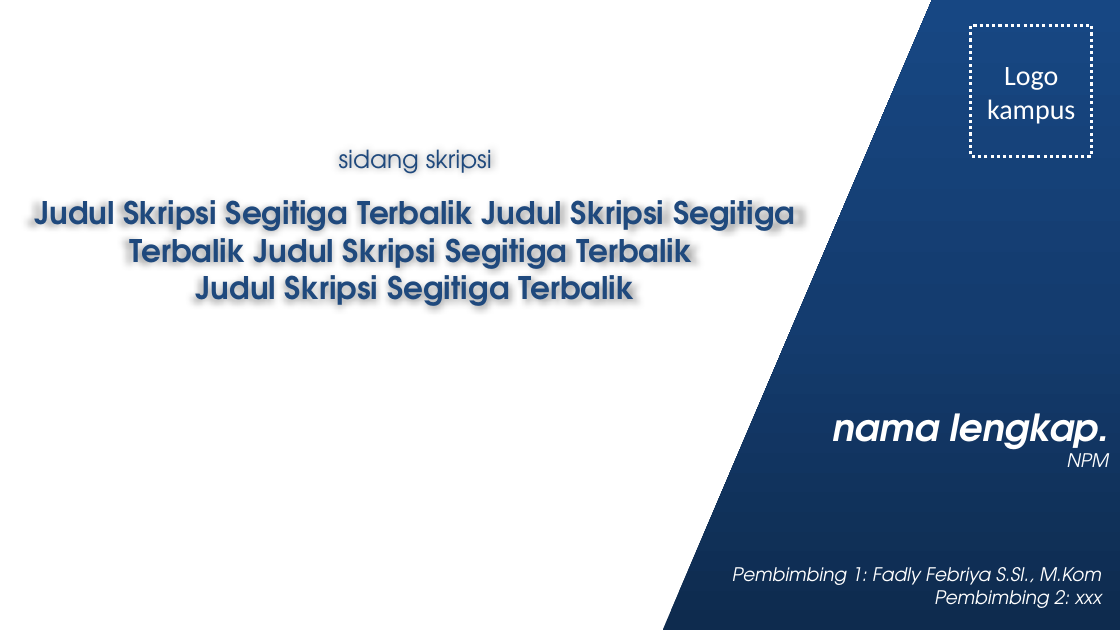
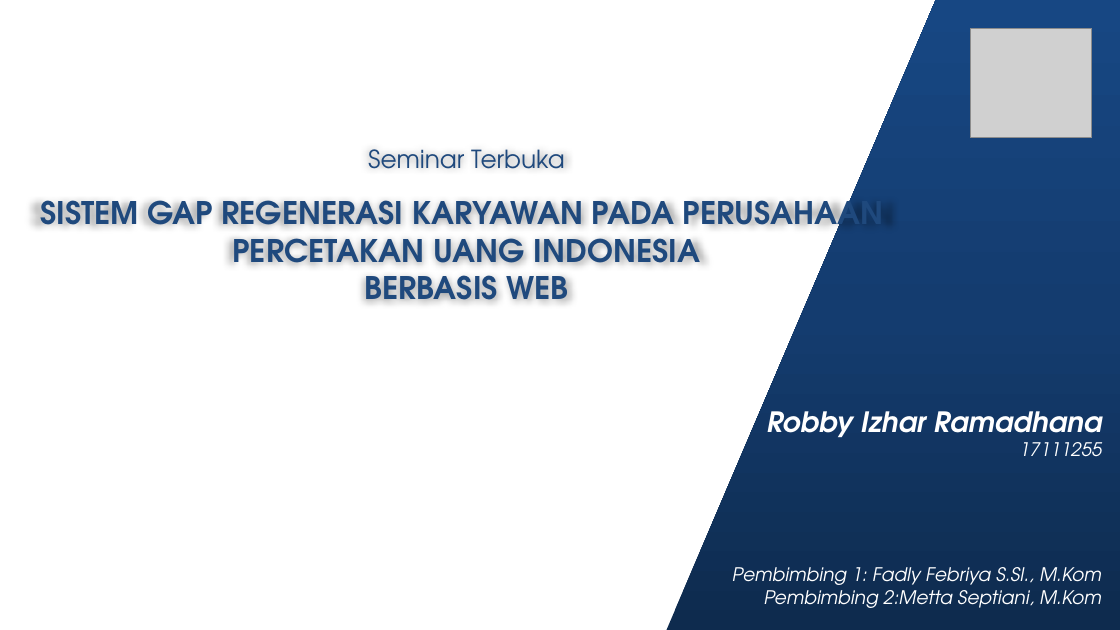
Before and after one commit to Robyizhar/sistem-gap-karyawan, a slide deck: slide 1 of Skripsi/Ready To Upload Seminar Terbuka/Template sidang.pptx. Drawn at 1120x630 pixels with LibreOffice and Linux fonts; fonts in the diff are those of the drawing; grey boxes stand for pictures; background and template pictures are left out. Boxes give left, top, right and bottom in pixels: in the first picture for what was removed or moved away, otherwise in the second. Text is boxed around its words. In the diff, an @@ line names an element or a change of style, - is before the commit and + after.

Commit message:
edit-skripsi

```diff
--- a/Skripsi/Ready To Upload Seminar Terbuka/Template sidang.pptx
+++ b/Skripsi/Ready To Upload Seminar Terbuka/Template sidang.pptx
@@ freeform shape at (x1=666, y1=0, x2=1120, y2=629): outline redrawn @@
@@ rectangle removed at (x1=971, y1=26, x2=1092, y2=157) @@
-Logo kampus
@@ picture added at (x1=971, y1=28, x2=1092, y2=138) @@
@@ text at (x1=40, y1=149, x2=884, y2=300): text changed @@
-sidang skripsi
-Judul Skripsi Segitiga Terbalik Judul Skripsi Segitiga Terbalik Judul Skripsi Segitiga Terbalik
-Judul Skripsi Segitiga Terbalik
+Seminar Terbuka
+SISTEM GAP REGENERASI KARYAWAN PADA PERUSAHAAN
+PERCETAKAN UANG INDONESIA
+BERBASIS WEB
@@ text at (x1=767, y1=411, x2=1103, y2=457): text changed; size 24 to 18 pt @@
-nama lengkap.
-NPM
+Robby Izhar Ramadhana
+17111255
@@ text at (x1=764, y1=590, x2=1102, y2=608): text changed @@
-Pembimbing 2: xxx
+Pembimbing 2:Metta Septiani, M.Kom
```
Also in this commit, not shown: 7 other slides changed, 2 slides added, 2 slides removed, 31 other files.
